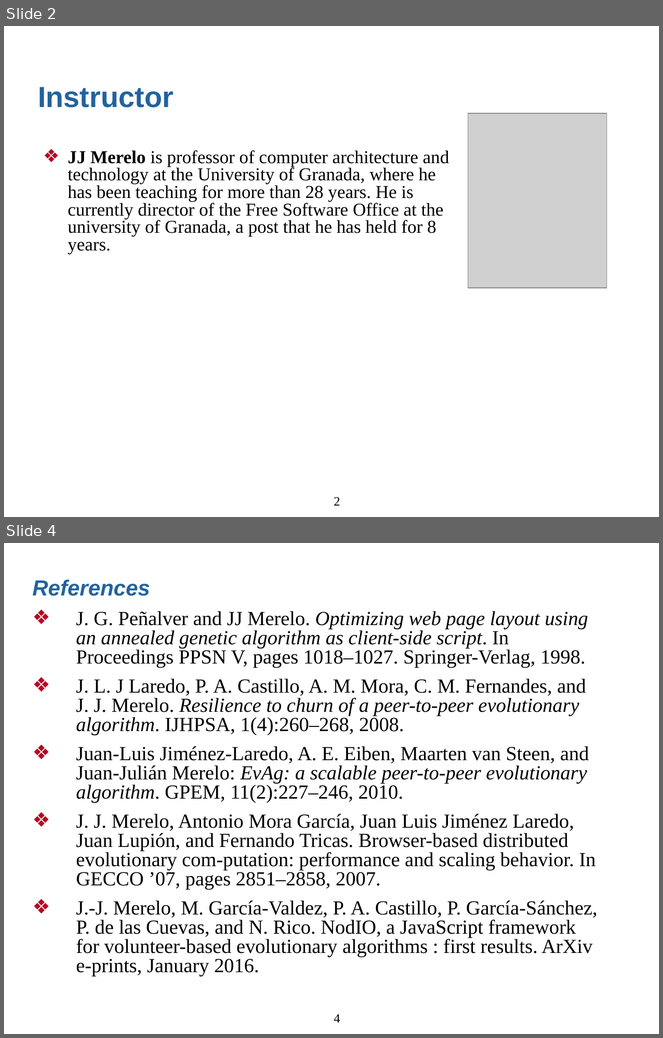
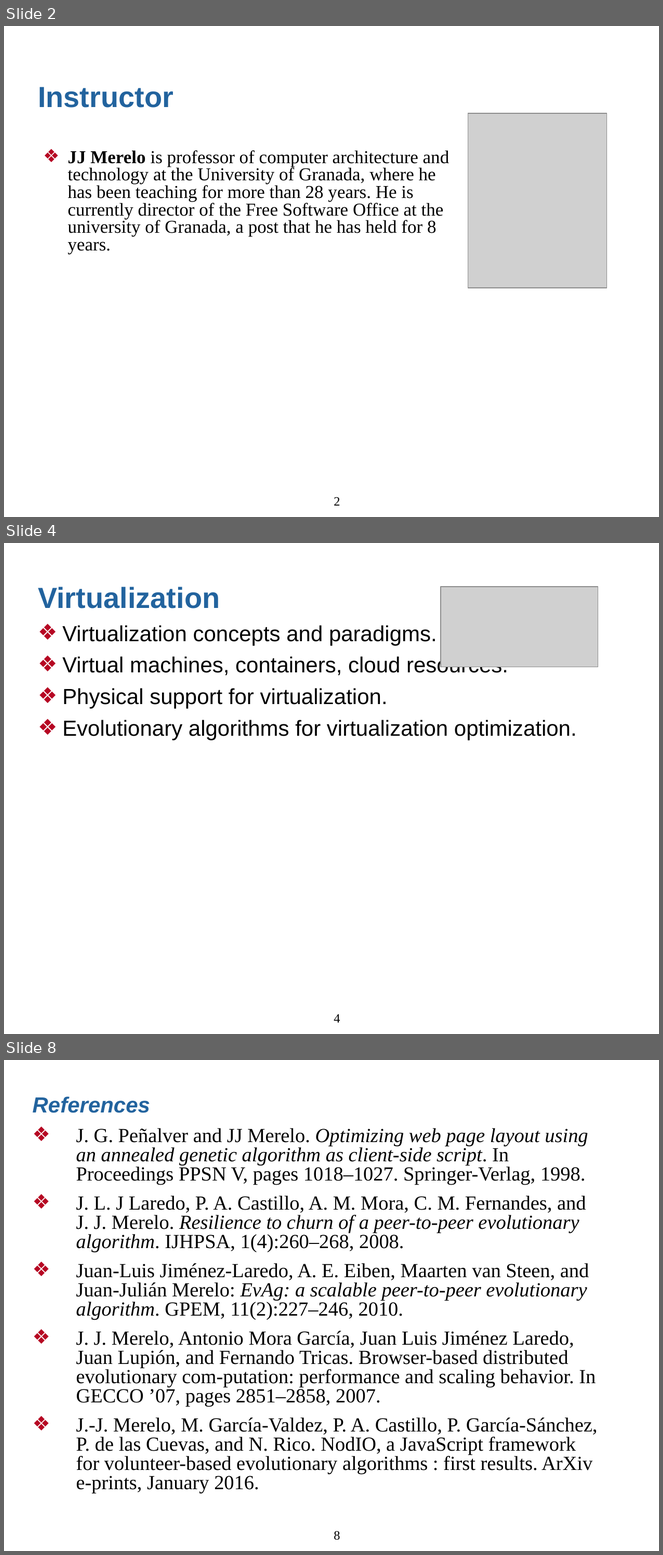
Before and after one commit to JJ/cloudy-ga, a slide deck: sample-slides.odp. Shown one above the other, each under a label of ours: slides 2 and 4 before the commit, slides 2, 4 and 8 after it; the slides between them are not shown. The pictures are 663x1038 and 663x1555 pixels, drawn with LibreOffice and Linux fonts; fonts in the diff are those of the drawing; grey boxes stand for pictures. Boxes give left, top, right and bottom in pixels: in the first picture for what was removed or moved away, otherwise in the second. Text is boxed around its words. In the diff, an @@ line names an element or a change of style, - is before the commit and + after.

```diff
--- a/sample-slides.odp
+++ b/sample-slides.odp
@@ slide 4 added at bbox=[4, 543, 659, 1034], background #FFFFFF @@
@@ text added at bbox=[38, 587, 577, 741], 24 pt, text #000000 @@
+Virtualization
+❖ Virtualization concepts and paradigms.
+❖ Virtual machines, containers, cloud resources.
+❖ Physical support for virtualization.
+❖ Evolutionary algorithms for virtualization optimization.
@@ picture added at bbox=[441, 587, 598, 667] @@
@@ page number added at bbox=[334, 1015, 340, 1023], 14 pt, text #000000 @@
+4
@@ what was slide 4 is now slide 8 @@
@@ page number at bbox=[334, 1531, 340, 1540]: text changed @@
-4
+8
```
Also in this commit, not shown: 1 slide changed, 3 other slides added.
